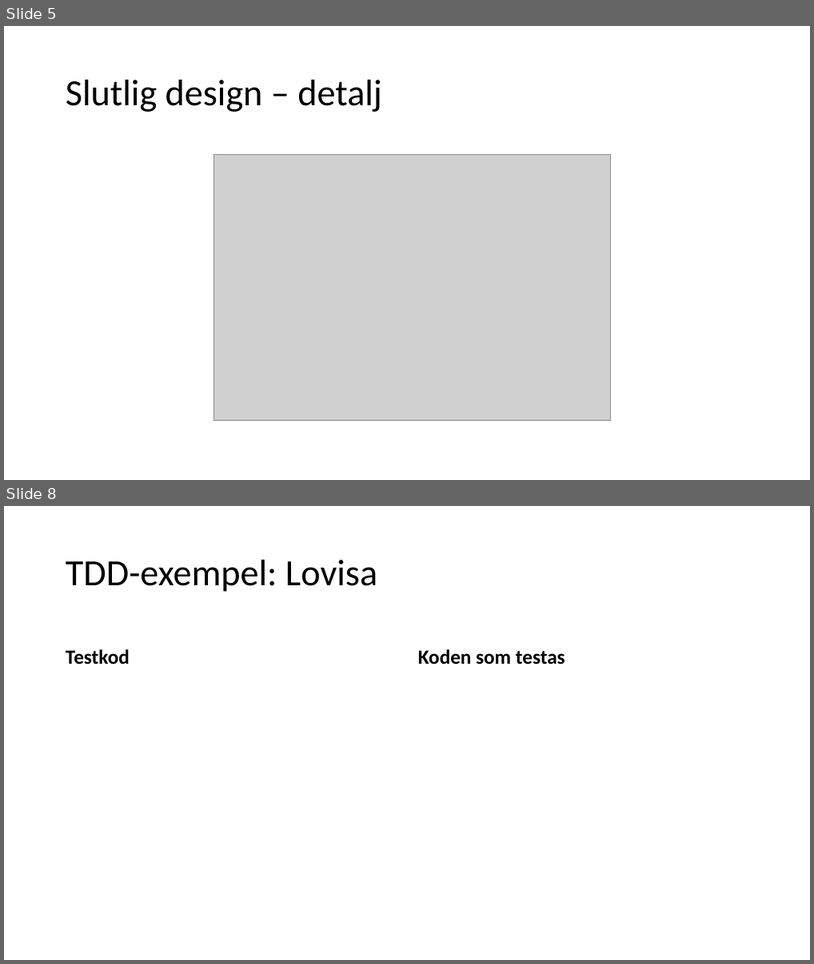
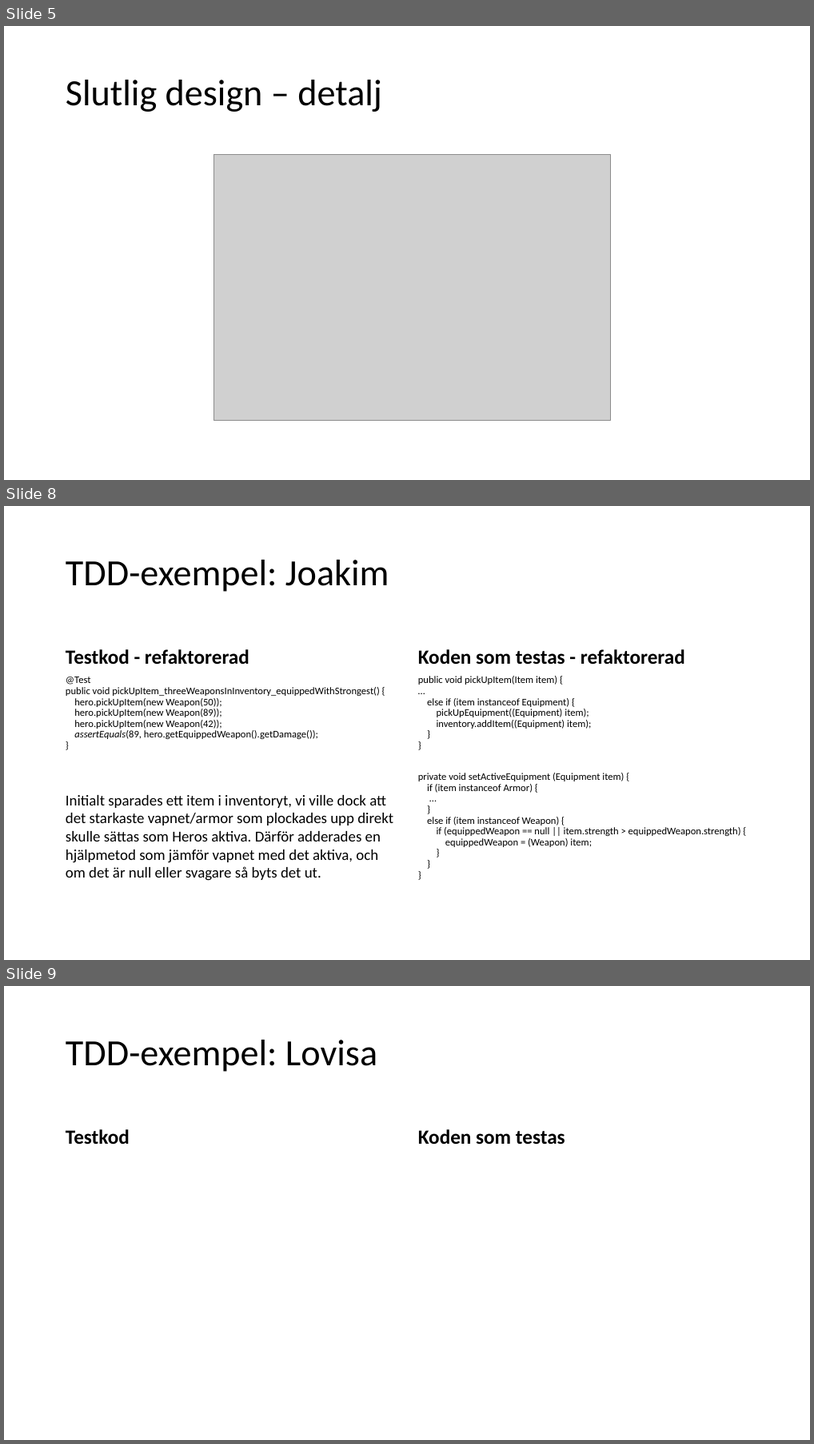
Before and after one commit to hampusidstam/InteGame, a slide deck: docs/Slutredovisning_grp5_v8.pptx. Shown one above the other, each under a label of ours: slides 5 and 8 before the commit, slides 5, 8 and 9 after it; the slides between them are not shown. The pictures are 814x964 and 814x1444 pixels, drawn with LibreOffice and Linux fonts; fonts in the diff are those of the drawing; grey boxes stand for pictures. Boxes give left, top, right and bottom in pixels: in the first picture for what was removed or moved away, otherwise in the second. Text is boxed around its words. In the diff, an @@ line names an element or a change of style, - is before the commit and + after.

Commit message:
Deleted unnecessary method to pick up item. Updated Slutredovisning.

```diff
--- a/docs/Slutredovisning_grp5_v8.pptx
+++ b/docs/Slutredovisning_grp5_v8.pptx
@@ slide 8 added at box(4, 506, 810, 960), background #FFFFFF @@
@@ title added at box(66, 560, 390, 592), 44 pt, text #000000 @@
+TDD-exempel: Joakim
@@ text added at box(66, 649, 250, 664), 24 pt, text #000000, bold @@
+Testkod - refaktorerad
@@ text added at box(418, 649, 686, 664), 24 pt, text #000000, bold @@
+Koden som testas - refaktorerad
@@ text added at box(66, 676, 380, 739), 12 pt, text #000000 @@
+@Test
+public void pickUpItem_threeWeaponsInInventory_equippedWithStrongest() {
+hero.pickUpItem(new Weapon(50));
+hero.pickUpItem(new Weapon(89));
+hero.pickUpItem(new Weapon(42));
+assertEquals(89, hero.getEquippedWeapon().getDamage());
+}
@@ text added at box(418, 676, 742, 847), 12 pt, text #000000 @@
+public void pickUpItem(Item item) {
+…
+else if (item instanceof Equipment) {
+pickUpEquipment((Equipment) item);
+inventory.addItem((Equipment) item);
+}
+}
+private void setActiveEquipment (Equipment item) {
+if (item instanceof Armor) {
+…
+}
+else if (item instanceof Weapon) {
+if (equippedWeapon == null || item.strength > equippedWeapon.strength) {
+equippedWeapon = (Weapon) item;
+}
+}
+}
@@ text added at box(66, 795, 394, 880), 18 pt, text #000000 @@
+Initialt sparades ett item i inventoryt, vi ville dock att det starkaste vapnet/armor som plockades upp direkt skulle sättas som Heros aktiva. Därför adderades en hjälpmetod som jämför vapnet med det aktiva, och om det är null eller svagare så byts det ut.
@@ what was slide 8 is now slide 9 @@
```
Also in this commit, not shown: 2 slides changed, 4 other files.
